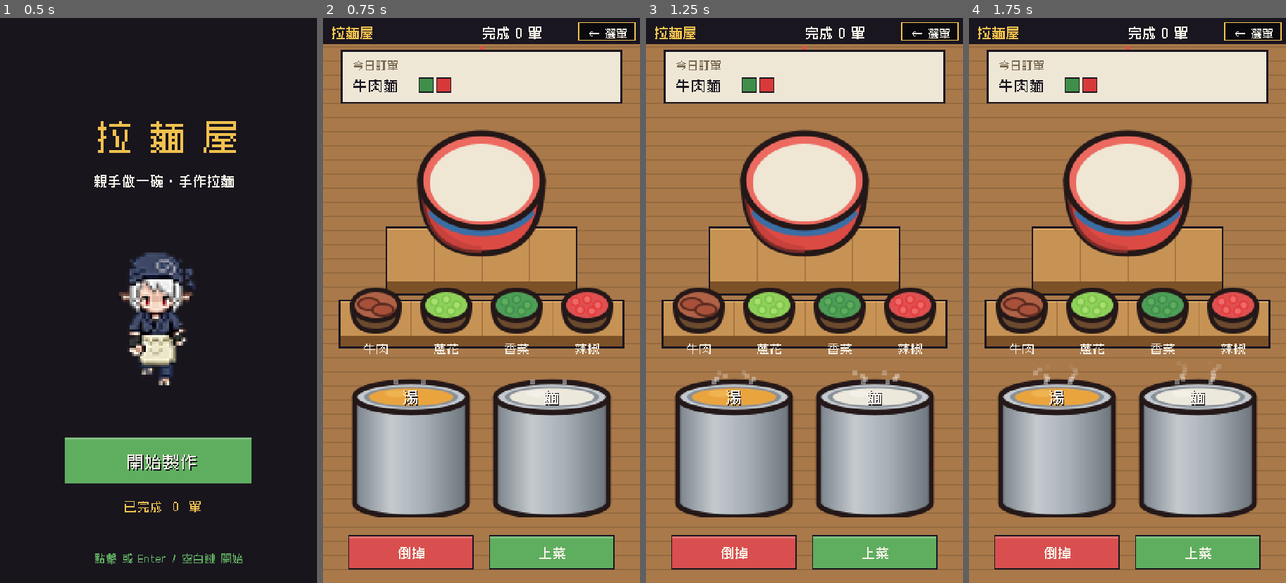
Above: before the commit, frames 1-4 (left to right).
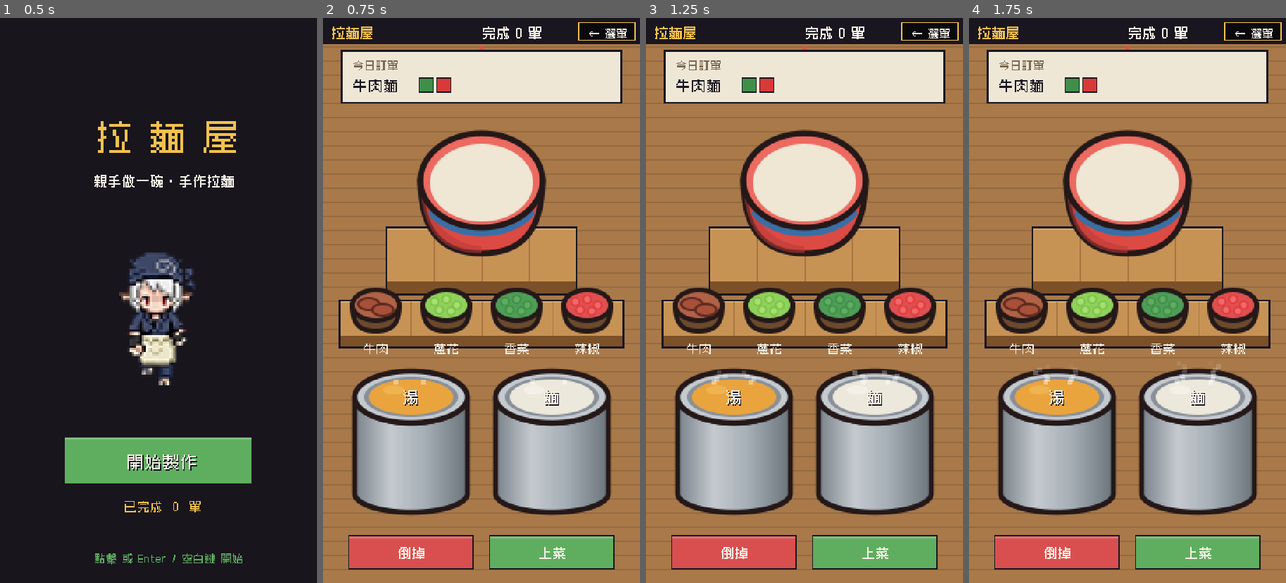
Above: after the commit, the same moments.

Repository: meloalright/ramen-ya
Game: Godot game, scene res://scenes/Menu.tscn
The game is run twice, just before and just after one commit, with the same random seed, the same clock (stepped at 60 frames per second) and the same inputs.
Inputs (mouse positions are in pixels of both pictures, inside the frame that each line leads up to):
- Up to frame 1 (0.5 s): no input
- Up to frame 2 (0.75 s): tap Enter at 0.5 s; move the mouse to (551, 272) at 0.52 s; hold D from 0.53 s (still down); tap M at 0.6 s; click (551, 272) at 0.67 s
- Up to frame 3 (1.25 s): keep holding D; tap Space at 0.77 s
- Up to frame 4 (1.75 s): release D at 1.25 s; drag from (1064, 328) to (1111, 413) at 1.27 s

Frame 1 is identical in both runs. In frame 2, 5.7% of the frame differs, in the area x 8-92%, y 61-89%; in frame 3, 5.7%; in frame 4, 5.7%.

Commit message:
tweak(cook): round out the pot mouths for a truer 3/4 overhead
Widened the rim/liquid ovals (ry 13->22) so the circular mouths read fuller
and you look down into the pots, per the 3/4 overhead perspective. Lit ring
and noodle-nest enlarged to match.

Co-Authored-By: Claude Opus 4.8 (1M context) <noreply@anthropic.com>

Diff:
--- a/scripts/Main.gd
+++ b/scripts/Main.gd
@@ -826,8 +826,8 @@
 func _draw_noodle_nest(ctr: Vector2) -> void:
 	var cream := Color("efe6cf")
 	var cream_d := Color("d6cbab")
-	var rx := 24.0
-	var ry := 6.0
+	var rx := 26.0
+	var ry := 10.0
 	var pts := PackedVector2Array()
 	var pts2 := PackedVector2Array()
 	for i in range(22):
@@ -863,7 +863,7 @@
 		var lit: bool = (s.item == "soup" and held == "soup") \
 			or (s.item == "noodles" and (held == "noodles" or noodle_state == "cooking"))
 		if lit:
-			_draw_ellipse_ring(c, 50, 14, COL_YELLOW)
+			_draw_ellipse_ring(c, 50, 23, COL_YELLOW)
 		if s.item == "noodles" and noodle_state == "cooking":
 			_draw_boil_gauge(Vector2(177, 350))
 		# bold label on the broth / basket
Binary file changed: assets/cook/td_vat_noodle.png
Binary file changed: assets/cook/td_vat_soup.png
Not shown, changed: assets/cook/gen_svg.py
